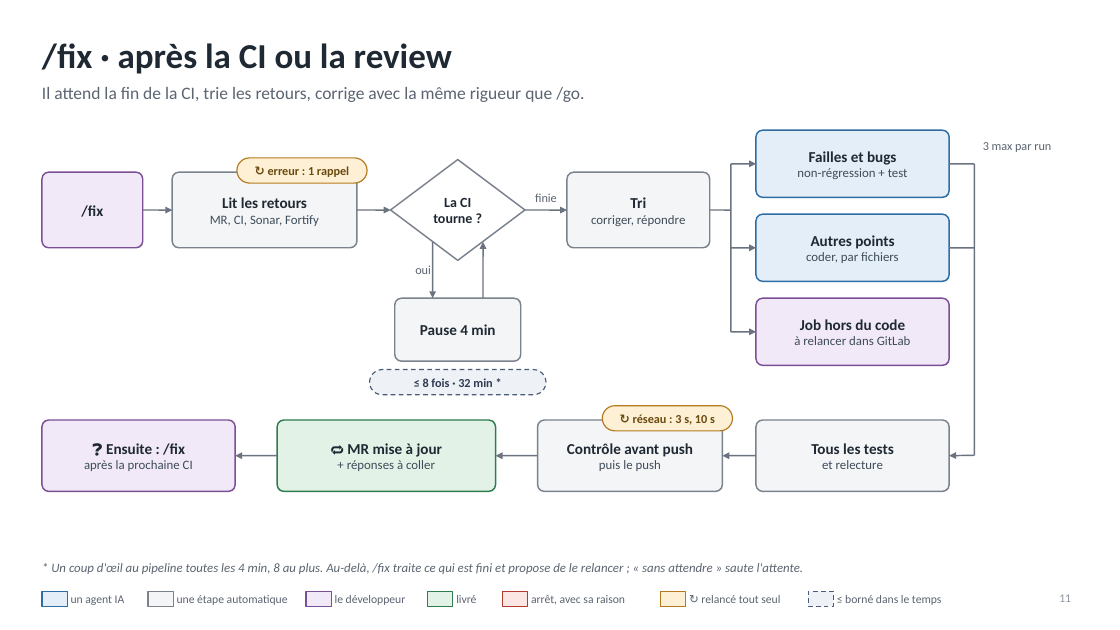
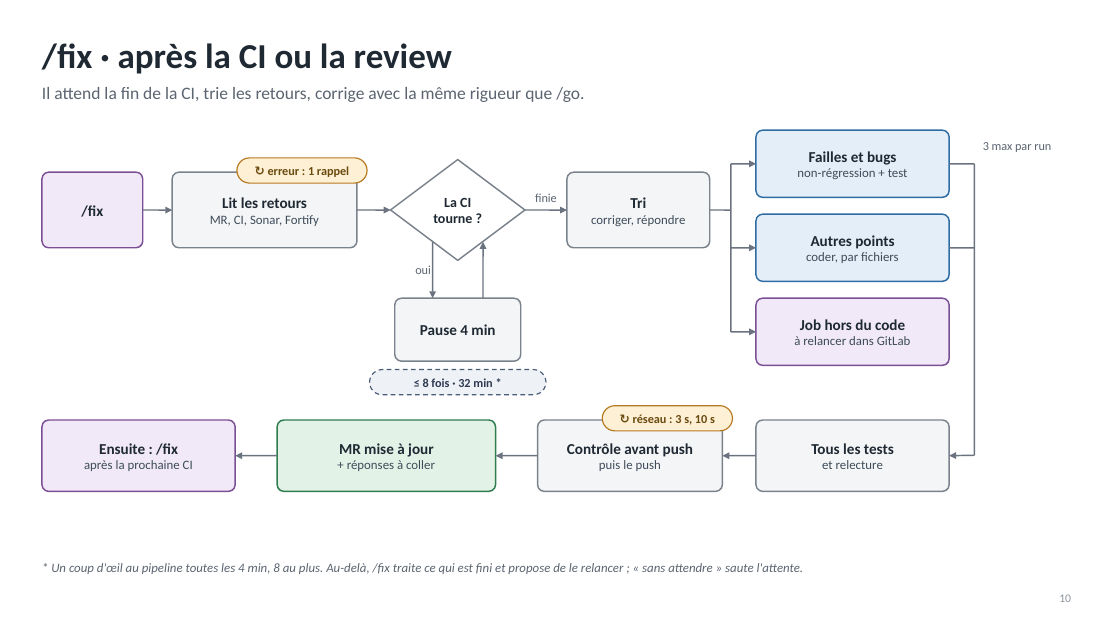
Before and after one commit to RabieDerouiche/OpenRDCode, a slide deck: slide 10 of opencode-v2/docs/presentation-tech-leads.pptx (slide 11 before the commit). Drawn at 1120x630 pixels with LibreOffice and Linux fonts; fonts in the diff are those of the drawing. Boxes give left, top, right and bottom in pixels: in the first picture for what was removed or moved away, otherwise in the second. Text is boxed around its words. In the diff, an @@ line names an element or a change of style, - is before the commit and + after.

```diff
--- a/opencode-v2/docs/presentation-tech-leads.pptx
+++ b/opencode-v2/docs/presentation-tech-leads.pptx
@@ text in rounded rectangle at [99,443,178,455]: text changed @@
-❓ Ensuite : /fix
+Ensuite : /fix
@@ text in rounded rectangle at [339,443,434,457]: text changed @@
-🔁 MR mise à jour
+MR mise à jour
@@ rectangle removed at [42,592,67,607] @@
@@ text removed at [71,595,125,605] @@
-un agent IA
@@ rectangle removed at [148,592,173,607] @@
@@ text removed at [177,595,288,605] @@
-une étape automatique
@@ rectangle removed at [306,592,331,607] @@
@@ text removed at [335,595,406,605] @@
-le développeur
@@ rectangle removed at [428,592,453,607] @@
@@ text removed at [456,595,476,603] @@
-livré
@@ rectangle removed at [502,592,528,607] @@
@@ text removed at [531,595,625,604] @@
-arrêt, avec sa raison
@@ rectangle removed at [660,592,686,607] @@
@@ text removed at [701,595,780,603] @@
-↻ relancé tout seul
@@ rectangle removed at [808,592,833,607] @@
@@ text removed at [845,595,941,605] @@
-≤ borné dans le temps
@@ page number at [1059,594,1071,602]: text changed @@
-11
+10
```
Also in this commit, not shown: 8 other slides changed, 4 slides added, 6 slides removed, 3 other files.
